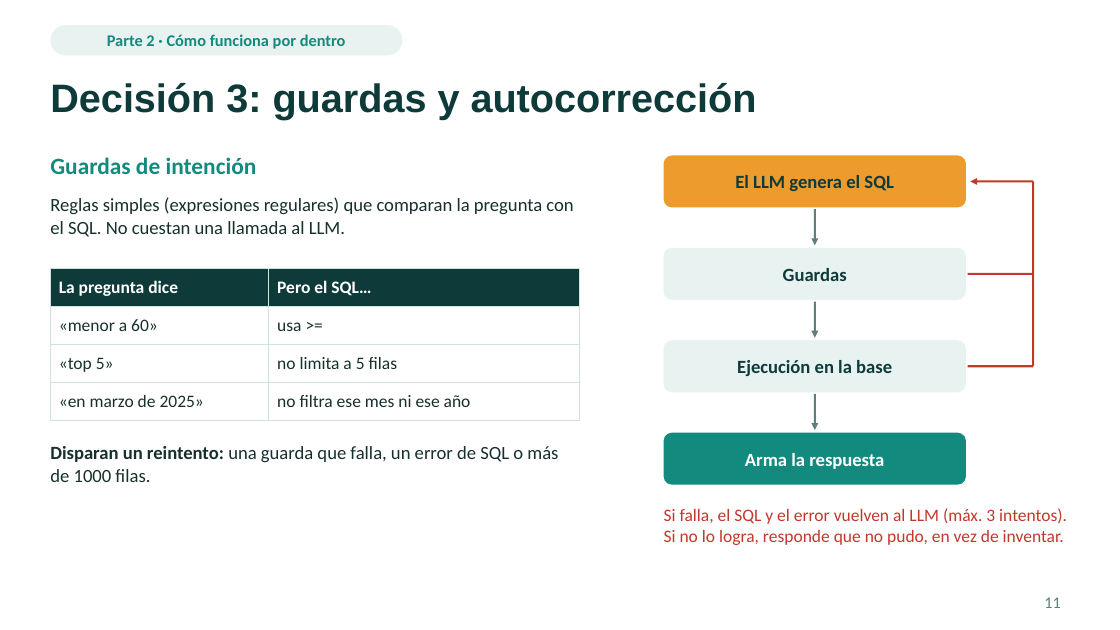
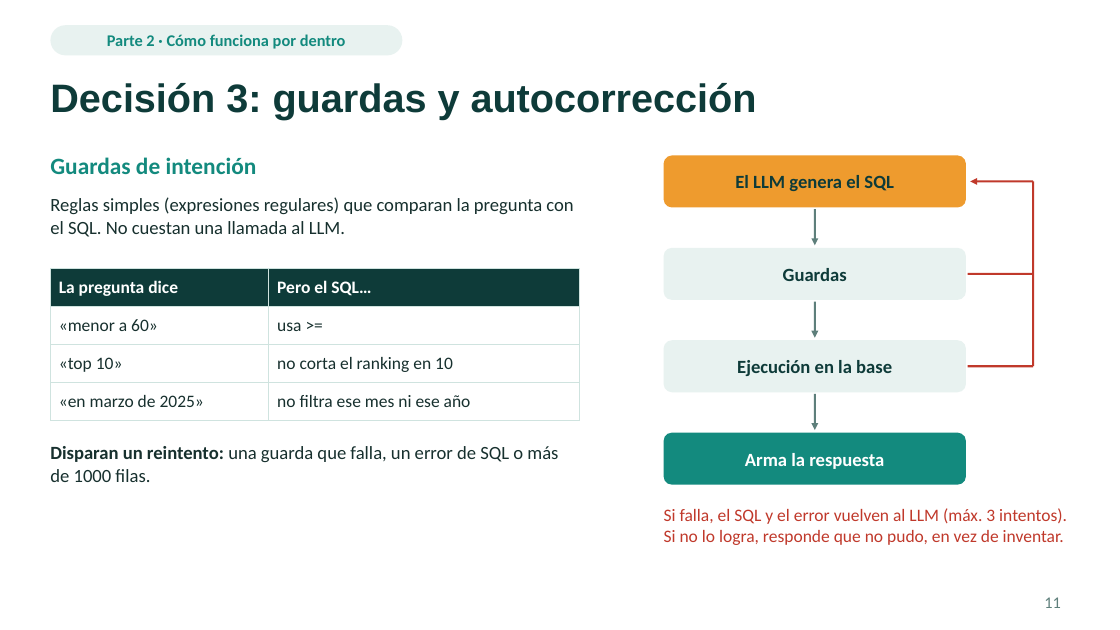
Before and after one commit to emiber/UTDT, a slide deck: slide 11 of docs/presentacion/presentacion.pptx. Drawn at 1120x630 pixels with LibreOffice and Linux fonts; fonts in the diff are those of the drawing. Boxes give left, top, right and bottom in pixels: in the first picture for what was removed or moved away, otherwise in the second. Text is boxed around its words. In the diff, an @@ line names an element or a change of style, - is before the commit and + after.

```diff
--- a/docs/presentacion/presentacion.pptx
+++ b/docs/presentacion/presentacion.pptx
@@ table at (x1=50, y1=269, x2=580, y2=411) @@
-row 3, column 1: «top 5»
+row 3, column 1: «top 10»
-row 3, column 2: no limita a 5 filas
+row 3, column 2: no corta el ranking en 10
```
Also in this commit, not shown: 14 other slides changed, 3 other files.
